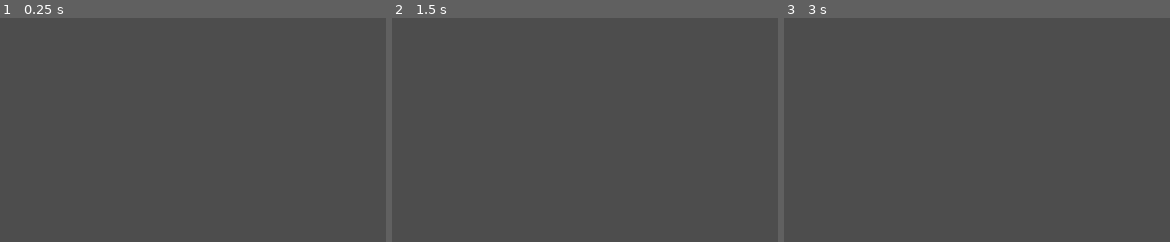
Above: before the commit, frames 1-3 (left to right).
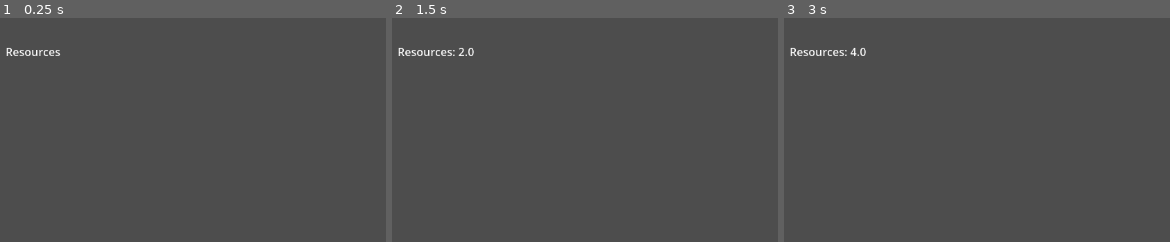
Above: after the commit, the same moments.

Repository: SomeGuy13/tile-kingdom
Game: Godot game, scene res://scenes/game.tscn
Same seed, same stepped clock (60 frames per second), same inputs: the game is played once before the commit and once after it.
Inputs (mouse positions are % of the whole screen's width and height, from its top left):
- Up to frame 1 (0.25 s): no input
- Up to frame 2 (1.5 s): tap Enter at 0.5 s; drag from (54, 59) to (54, 87) at 0.52 s; tap Space at 1.25 s; drag from (54, 62) to (54, 90) at 1.27 s
- Up to frame 3 (3 s): tap Enter at 2 s; move the mouse to (54, 65) at 2.02 s; hold Right (right) 2.03-2.75 s; click (54, 65) at 2.17 s; drag from (29, 69) to (17, 35) at 2.77 s
The pictures show only the part of the screen within x 0-50%, y 0-50%; the shares and areas given below are measured in that part.

The runs differ from the first frame. In frame 1, 0.2% of the frame differs, in the area x 1-16%, y 13-17%; in frame 2, 0.3%; in frame 3, 0.3%, in the area x 1-22%, y 13-17%.

Commit message:
resource collection

Diff:
--- a/scenes/game.tscn
+++ b/scenes/game.tscn
@@ -1,7 +1,8 @@
-[gd_scene load_steps=4 format=3 uid="uid://u5a56pre8leh"]
+[gd_scene load_steps=5 format=3 uid="uid://u5a56pre8leh"]
 
 [ext_resource type="Script" uid="uid://blev5licc0hpr" path="res://scripts/game.gd" id="1_uwrxv"]
 [ext_resource type="PackedScene" uid="uid://chtfcowufaejo" path="res://scenes/world.tscn" id="2_yqjtg"]
+[ext_resource type="Script" uid="uid://dj30b23u25qe7" path="res://scripts/player_manager.gd" id="3_lbhrr"]
 [ext_resource type="Script" uid="uid://bhuijb1pyl3tq" path="res://scripts/camera_movement.gd" id="3_lnu2h"]
 
 [node name="Node2D" type="Node2D"]
@@ -10,6 +11,9 @@
 [node name="world" parent="." instance=ExtResource("2_yqjtg")]
 size = Vector2(50, 50)
 tile_size = Vector2(20, 20)
+
+[node name="PlayerManager" type="Node2D" parent="."]
+script = ExtResource("3_lbhrr")
 
 [node name="Camera2D" type="Camera2D" parent="."]
 script = ExtResource("3_lnu2h")
@@ -43,6 +47,9 @@
 
 [node name="Overlay" type="CanvasGroup" parent="CanvasLayer"]
 
-[node name="ResourcesText" type="Label" parent="CanvasLayer/Overlay"]
-offset_right = 40.0
-offset_bottom = 23.0
+[node name="ResourceText" type="Label" parent="CanvasLayer/Overlay"]
+offset_left = 47.0
+offset_top = 37.0
+offset_right = 103.0
+offset_bottom = 60.0
+text = "Resources"
--- a/scenes/tile.tscn
+++ b/scenes/tile.tscn
@@ -19,6 +19,7 @@
 polygon = PackedVector2Array(-10, -10, 10, -10, 10, 10, -10, 10)
 
 [node name="HealthLabel" type="Label" parent="."]
+visible = false
 offset_left = -10.0
 offset_top = -12.0
 offset_right = 10.0
--- /dev/null
+++ b/scripts/player_manager.gd
@@ -0,0 +1,9 @@
+extends Node2D
+
+@onready var resources_text = $"../CanvasLayer/Overlay/ResourceText"
+
+var resources = 0
+
+func collect_resource(amount: float):
+	resources += amount
+	resources_text.text = "Resources: " + str(resources)
--- a/scripts/tile_area.gd
+++ b/scripts/tile_area.gd
@@ -10,4 +10,4 @@
 	if event is InputEventMouseButton:
 		# Decrease health when clicked, capture the tile if health is low
 		if event.is_pressed() and event.button_index == 1:
-			main_manager.take_damage(10, "player")
+			main_manager.take_damage(1, "player")
--- a/scripts/tile_base.gd
+++ b/scripts/tile_base.gd
@@ -58,6 +58,8 @@
 	#elif health > 0 and captured == true:
 		#health = 1
 		#decapture("neutral")
+
+	get_parent().collect_resource(1, attacker)
 
 # 25-10-29: Handles a tile being captured
 # 25-10-29: Tiles are captured by an attacker doing damage to them
--- a/scripts/world.gd
+++ b/scripts/world.gd
@@ -1,7 +1,10 @@
 extends Node2D
 
-# References to scenes
+# References to scenes in files
 var tile_scene = preload("res://scenes/tile.tscn")
+
+# References to scenes in game
+@onready var player_manager = $"../PlayerManager"
 
 # Adjustable parameters
 @export var size: Vector2 = Vector2(1, 1)
@@ -25,7 +28,7 @@
 			tile.position = Vector2(x * tile_size.x + 10 + grid_offset.x,
 			y * tile_size.y + 10 + grid_offset.y)
 			tile.tile_position = Vector2(x, y)
-			var health = randi_range(10, 100)
+			var health = randi_range(5, 20)
 			tile.max_health = health
 			tile.health = health
 			add_child(tile)
@@ -61,3 +64,9 @@
 			if nx >= 0 and nx < size.x and ny >= 0 and ny < size.y:
 				neighbors.append(tiles[nx][ny])
 	return neighbors
+
+# 25-11-12: Send resource collection information to the appropriate manager
+func collect_resource(quantity: float, collector: String):
+	match collector:
+		"player":
+			player_manager.collect_resource(1)
Not shown, added: scripts/player_manager.gd.uid
